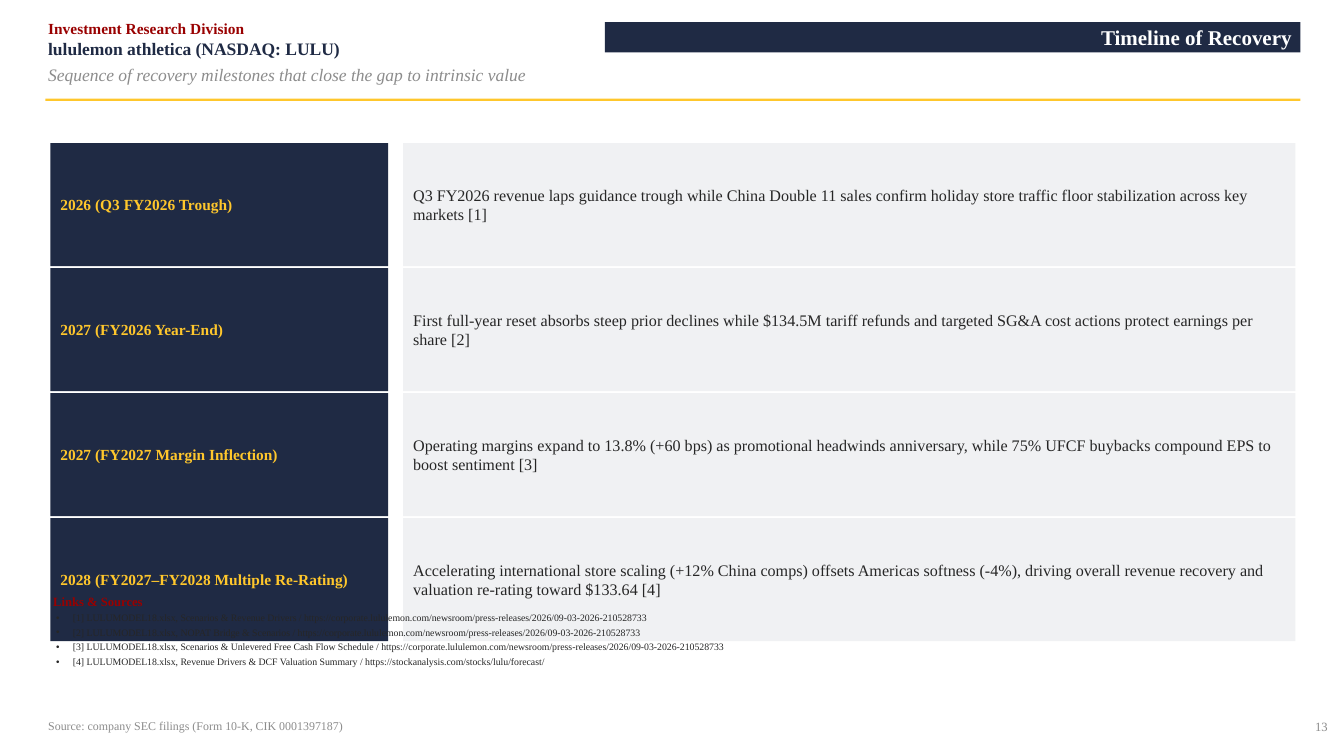
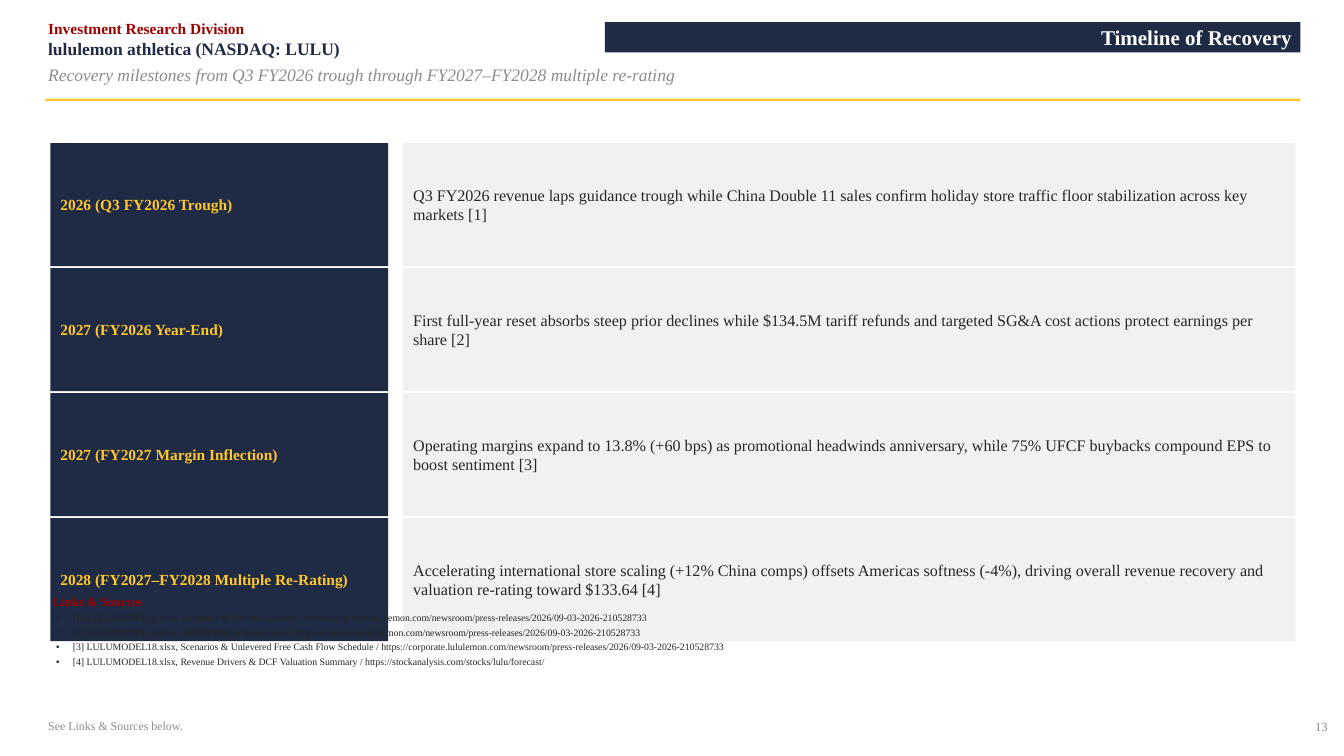
Before and after one commit to vengeanceaiUSC/RM, a slide deck: slide 13 of LULU/LULU_Investment_Pitch_Deck.pptx (slide 14 before the commit). Drawn at 1344x756 pixels with LibreOffice and Linux fonts; fonts in the diff are those of the drawing. Boxes give left, top, right and bottom in pixels: in the first picture for what was removed or moved away, otherwise in the second. Text is boxed around its words. In the diff, an @@ line names an element or a change of style, - is before the commit and + after.

```diff
--- a/LULU/LULU_Investment_Pitch_Deck.pptx
+++ b/LULU/LULU_Investment_Pitch_Deck.pptx
@@ text at [48, 69, 674, 85]: text changed @@
-Sequence of recovery milestones that close the gap to intrinsic value
+Recovery milestones from Q3 FY2026 trough through FY2027–FY2028 multiple re-rating
@@ text at [48, 722, 182, 730]: text changed @@
-Source: company SEC filings (Form 10-K, CIK 0001397187)
+See Links & Sources below.
```
Also in this commit, not shown: 12 other slides changed, 1 slide removed, 2 other files.
